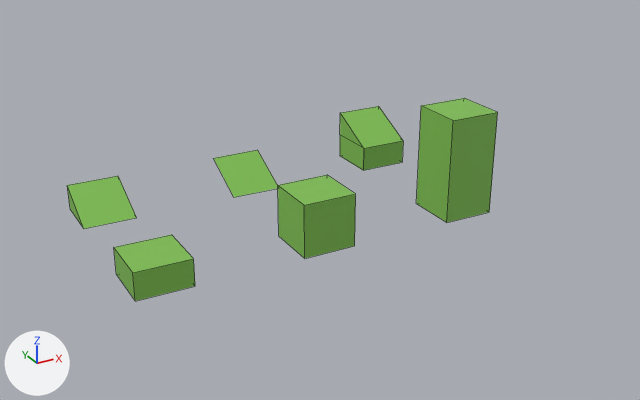
Before and after pictures for a commit that changed the Blender file Src/Blender/Level/lvl_tiles.blend.
Before and after are seen from a 50 mm camera at (-3.81, -12.51, 7.04) aimed at (4.38, 2.37, -0.4). Every picture has the same lights, and +X, +Y and +Z are marked at lower left. Mesh edges are drawn as thin lines.

The first picture shows 'Cube_1x1x0.5-col', 'Cube_1x1x1-col', 'Cube_1x1x1-col.001', 'Ramp_1x1x0.5-col', 'Ramp_1x1x1.5-col', 'Ramp_2_1x1x0.5-col'.
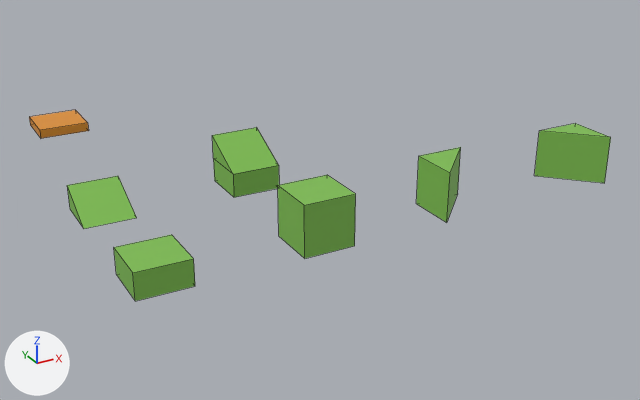
What differs and where, as boxes (x1, y1, x2, y2) in the pictures (640 x 400 px):
'Cube_1x1x1-col.001', deleted (green)
    before: (416, 98, 498, 223)
'Ramp_1x1x1.5-col', moved
    before: (340, 106, 403, 170)
    after: (212, 127, 279, 197)
'Corner_1x1x1_R-col', added (green)
    after: (535, 123, 611, 183)
'Corner_1x1x1_L-col', added (green)
    after: (416, 147, 461, 223)
'Ramp_2_1x1x0.5-col', deleted (green)
    before: (214, 150, 278, 197)
'Bridge-col', added (orange)
    after: (29, 110, 89, 138)

The change, as a list of edits to the scene's bpy script:
```text
Add mat_bridgemat:
    mat_bridgemat = principled_material('BridgeMat')
    mat_bridgemat.base_color = (0.758, 0.284, 0.0239)  # orange #e2912b
Add me_cube_012:
    me_cube_012.from_pydata([(0.5, 0.5, 0.0), (0.5, 0.5, 1.0), (-0.5, 0.5, 0.0), (0.5, -0.5, 0.0), (0.5, -0.5, 1.0), (-0.5, 0.5, 1.0)], [], [(3, 4, 1, 0), (0, 1, 5, 2), (1, 4, 5), (2, 5, 4, 3), (2, 3, 0)])
    me_cube_012.materials.append(mat_material)  # green #7fbf50
Add me_cube_010:
    me_cube_010.from_pydata([(-0.5, 0.5, 0.0), (-0.5, 0.5, 1.0), (0.5, 0.5, 0.0), (-0.5, -0.5, 0.0), (-0.5, -0.5, 1.0), (0.5, 0.5, 1.0)], [], [(3, 4, 1, 0), (0, 1, 5, 2), (1, 4, 5), (2, 5, 4, 3), (2, 3, 0)])
    me_cube_010.materials.append(mat_material)  # green #7fbf50
Add me_cube_009:
    me_cube_009.from_pydata(...)  # a box spanning x -0.5..0.5, y -0.5..0.5, z 0.817..1.0
    me_cube_009.materials.append(mat_bridgemat)  # orange #e2912b
Remove ob_ramp_2_1x1x0_5_col:
    ob_ramp_2_1x1x0_5_col = bpy.data.objects.new('Ramp_2_1x1x0.5-col', me_cube_002)
    ob_ramp_2_1x1x0_5_col.location = (3.0, 3.0, 0.0)
Change ob_ramp_1x1x1_5_col:
    ob_ramp_1x1x1_5_col.location: (6.0, 3.0, 0.0) -> (3.0, 3.0, 0.0)
Remove ob_cube_1x1x1_col_001:
    ob_cube_1x1x1_col_001 = bpy.data.objects.new('Cube_1x1x1-col.001', me_cube_008)
    ob_cube_1x1x1_col_001.location = (6.0, 0.0, 0.0)
    ob_cube_1x1x1_col_001.scale = (1.0, 1.0, 2.0)
Add ob_corner_1x1x1_r_col:
    ob_corner_1x1x1_r_col = bpy.data.objects.new('Corner_1x1x1_R-col', me_cube_012)
    ob_corner_1x1x1_r_col.location = (9.0, 0.0, 0.0)
Add ob_corner_1x1x1_l_col:
    ob_corner_1x1x1_l_col = bpy.data.objects.new('Corner_1x1x1_L-col', me_cube_010)
    ob_corner_1x1x1_l_col.location = (6.0, 0.0, 0.0)
Add ob_bridge_col:
    ob_bridge_col = bpy.data.objects.new('Bridge-col', me_cube_009)
    ob_bridge_col.location = (0.0, 6.0, 0.0)
```
